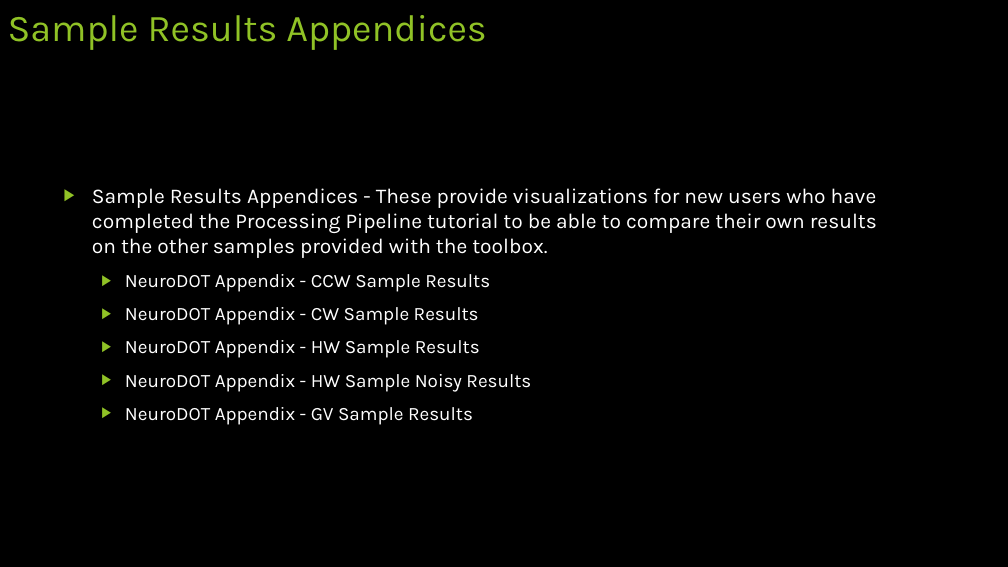
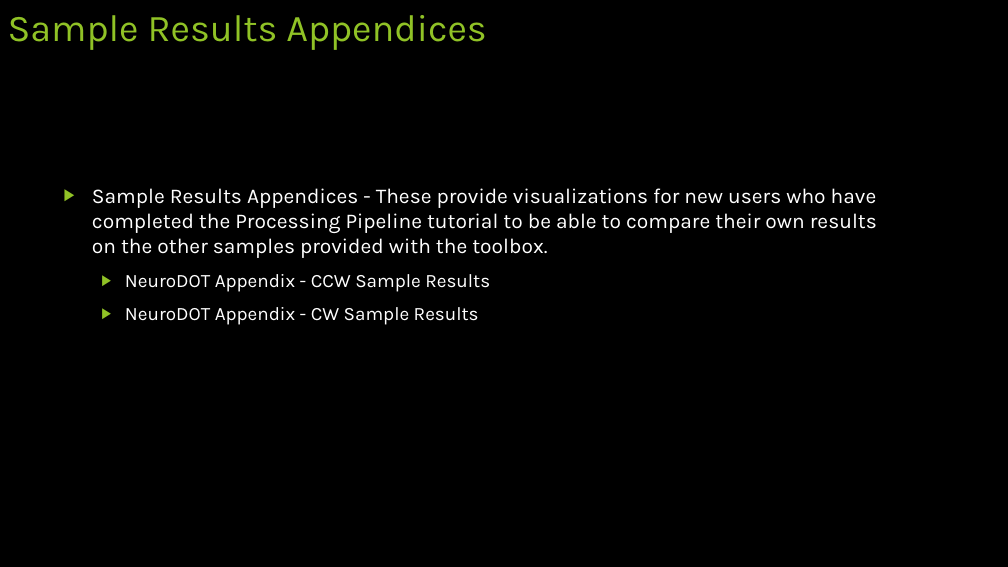
Before and after one commit to WUSTL-ORL/NeuroDOT, a slide deck: slide 9 of NeuroDOT Quick Start Guide.pptx (slide 8 before the commit). Drawn at 1008x567 pixels with LibreOffice and Linux fonts; fonts in the diff are those of the drawing. Boxes give left, top, right and bottom in pixels: in the first picture for what was removed or moved away, otherwise in the second. Text is boxed around its words. In the diff, an @@ line names an element or a change of style, - is before the commit and + after.

```diff
--- a/NeuroDOT Quick Start Guide.pptx
+++ b/NeuroDOT Quick Start Guide.pptx
@@ text at [125,340,531,425]: paragraphs removed @@
-  ▶ NeuroDOT Appendix - HW Sample Results
-  ▶ NeuroDOT Appendix - HW Sample Noisy Results
-  ▶ NeuroDOT Appendix - GV Sample Results
```
Also in this commit, not shown: 4 other slides changed, 1 slide added.
